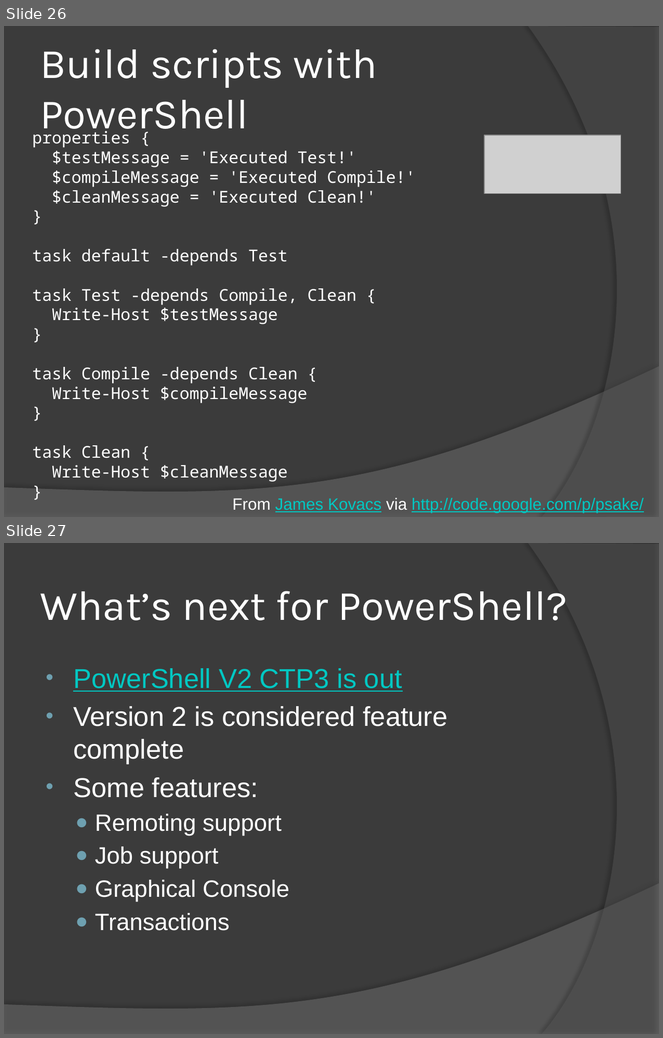
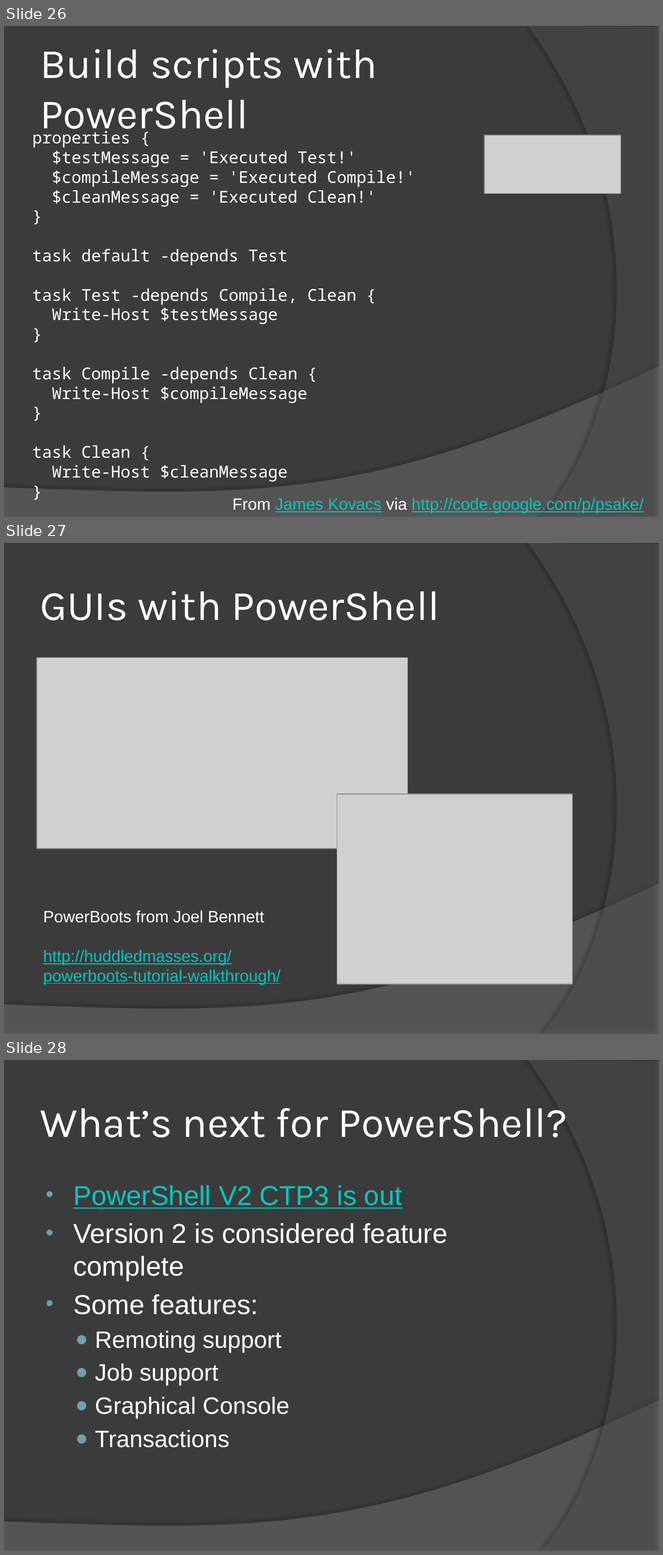
Before and after one commit to drmohundro/presentations, a slide deck: the-power-of-powershell/presentation.pptx. Shown one above the other, each under a label of ours: slides 26 and 27 before the commit, slides 26, 27 and 28 after it. The pictures are 663x1038 and 663x1555 pixels, drawn with LibreOffice and Linux fonts; fonts in the diff are those of the drawing; grey boxes stand for pictures; background and template pictures are left out. Boxes give left, top, right and bottom in pixels: in the first picture for what was removed or moved away, otherwise in the second. Text is boxed around its words. In the diff, an @@ line names an element or a change of style, - is before the commit and + after.

Commit message:
Added link to PowerBoots and a small demo page for Boots stuff.

```diff
--- a/the-power-of-powershell/presentation.pptx
+++ b/the-power-of-powershell/presentation.pptx
@@ slide 27 added at [4, 543, 659, 1034], background #3B3B3B; not listed: 2 template elements that a slide beside it also shows @@
@@ title added at [40, 591, 440, 620], 46 pt, text #FFFFFF @@
+GUIs with PowerShell
@@ picture added at [37, 657, 408, 849] @@
@@ picture added at [337, 794, 573, 984] @@
@@ text added at [43, 911, 281, 985], 18 pt, text #00C8C3, underline @@
+PowerBoots from Joel Bennett
+http://huddledmasses.org/powerboots-tutorial-walkthrough/
@@ what was slide 27 is now slide 28 @@
```
Also in this commit, not shown: 1 other file.
